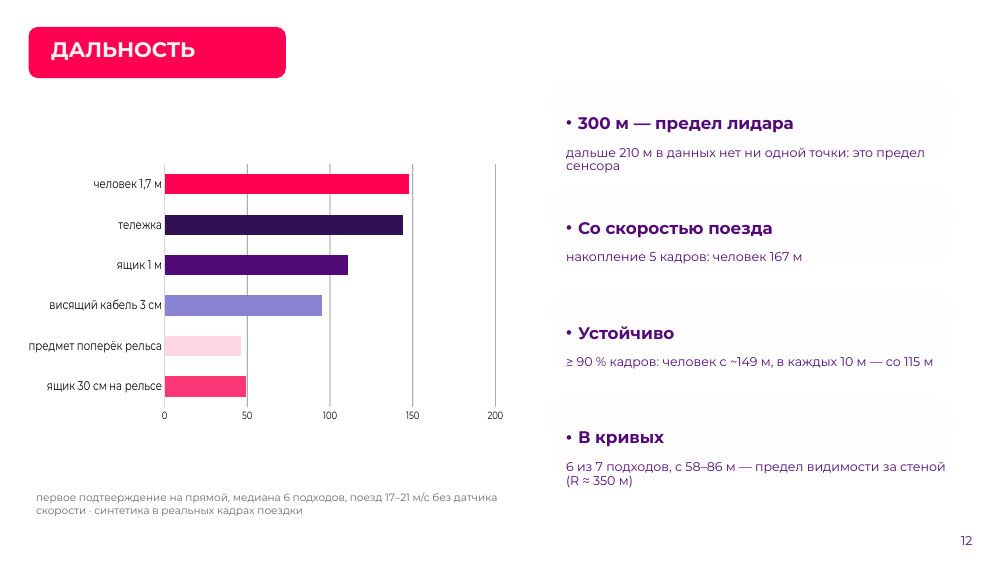
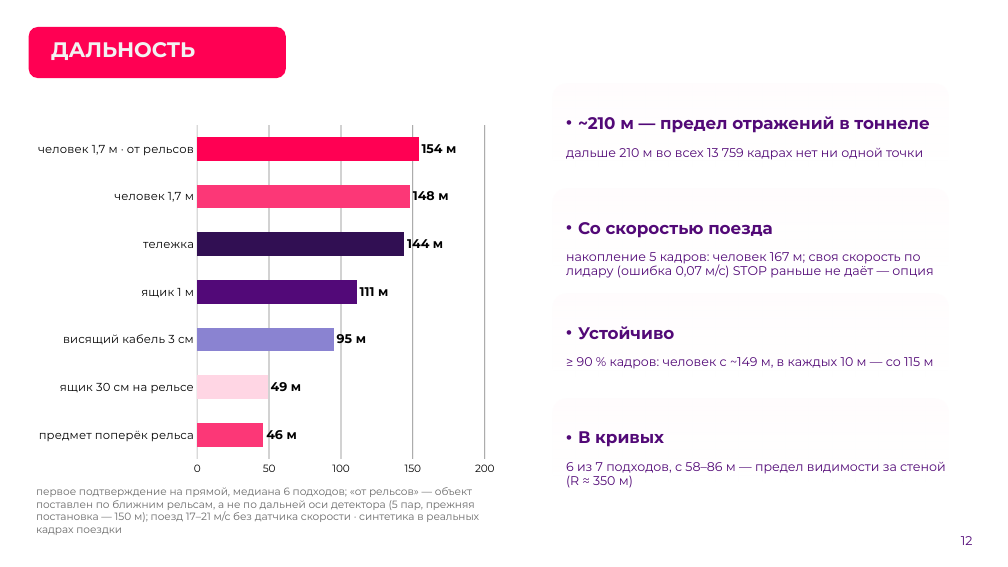
Before and after one commit to pmixay/ReSense, a slide deck: slide 12 of docs/presentation/ReSense_LCT2026.pptx. Drawn at 1008x567 pixels with LibreOffice and Linux fonts; fonts in the diff are those of the drawing; background and template pictures are left out. Boxes give left, top, right and bottom in pixels: in the first picture for what was removed or moved away, otherwise in the second. Text is boxed around its words. In the diff, an @@ line names an element or a change of style, - is before the commit and + after.

```diff
--- a/docs/presentation/ReSense_LCT2026.pptx
+++ b/docs/presentation/ReSense_LCT2026.pptx
@@ bar chart at box(29, 118, 504, 482) @@
-categories: ящик 30 см на рельсе, предмет поперёк рельса, висящий кабель 3 см, ящик 1 м, тележка, человек 1,7 м
+categories: предмет поперёк рельса, ящик 30 см на рельсе, висящий кабель 3 см, ящик 1 м, тележка, человек 1,7 м, человек 1,7 м · от рельсов
-Series 1: 49, 46, 95, 111, 144, 148
+Series 1: 46, 49, 95, 111, 144, 148, 154
@@ data labels of Series 1 added @@
@@ category axis changed @@
@@ plot area changed @@
@@ text at box(578, 116, 929, 133): text changed @@
-• 300 м — предел лидара
+• ~210 м — предел отражений в тоннеле
@@ text at box(566, 148, 923, 160): text changed @@
-дальше 210 м в данных нет ни одной точки: это предел сенсора
+дальше 210 м во всех 13 759 кадрах нет ни одной точки
@@ text at box(566, 252, 933, 278): text changed @@
-накопление 5 кадров: человек 167 м
+накопление 5 кадров: человек 167 м; своя скорость по лидару (ошибка 0,07 м/с) STOP раньше не даёт — опция
@@ text at box(36, 487, 479, 522): text changed @@
-первое подтверждение на прямой, медиана 6 подходов, поезд 17–21 м/с без датчика скорости · синтетика в реальных кадрах поездки
+первое подтверждение на прямой, медиана 6 подходов; «от рельсов» — объект поставлен по ближним рельсам, а не по дальней оси детектора (5 пар, прежняя постановка — 150 м); поезд 17–21 м/с без датчика скорости · синтетика в реальных кадрах поездки
```
Also in this commit, not shown: 8 other slides changed, 1 slide added, 2 other files.
